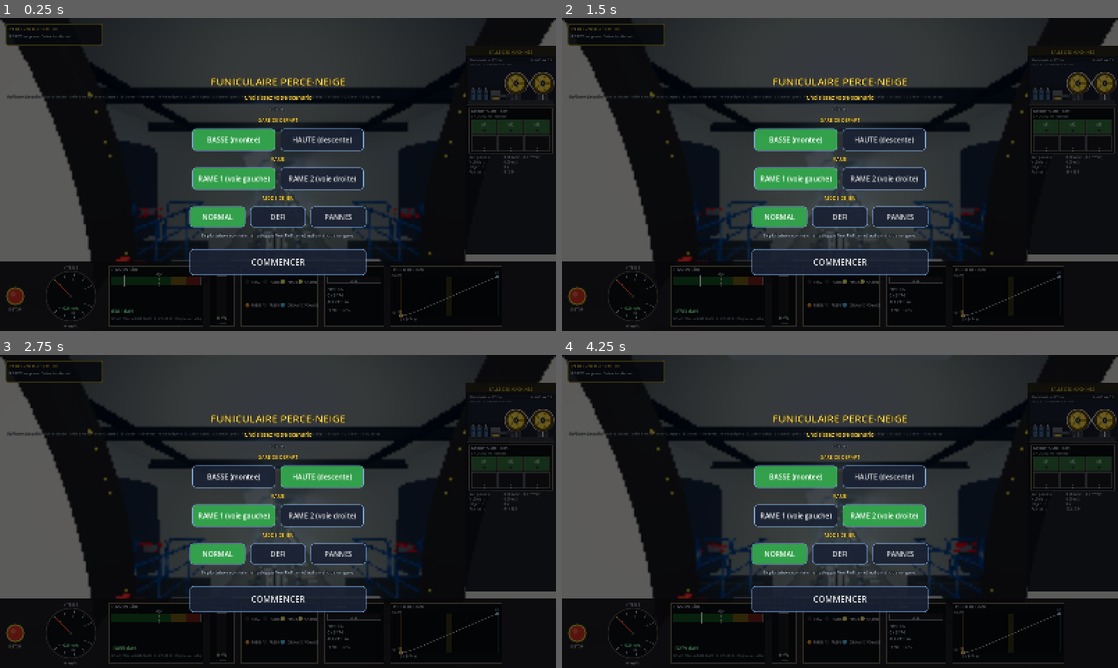
Above: before the commit, frames 1-4 (two rows, left to right).
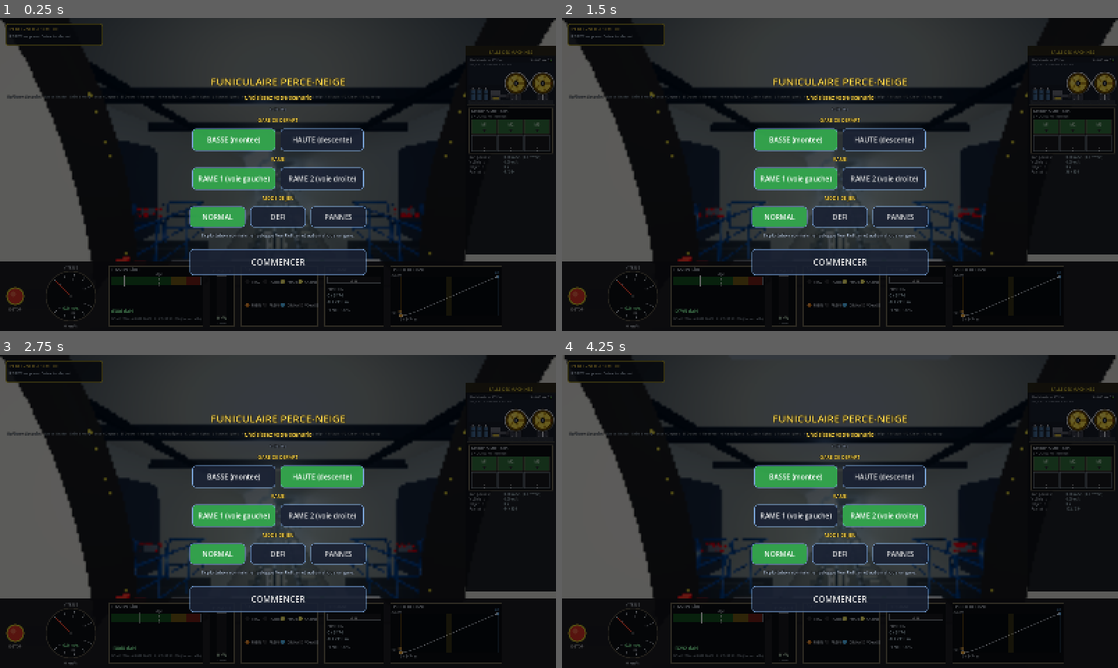
Above: after the commit, the same moments.

Repository: ARP273-ROSE/perce-neige-sim
Game: Godot game, scene res://scenes/main.tscn
The game is run twice, just before and just after one commit, with the same random seed, the same clock (stepped at 60 frames per second) and the same inputs. Sound files missing from this copy of the repository are replaced by a short silence.
Inputs:
- Up to frame 1 (0.25 s): no input
- Up to frame 2 (1.5 s): click "NORMAL" at 0.5 s; click "NORMAL" at 1.25 s
- Up to frame 3 (2.75 s): click "BASSE (montee)" at 2 s
- Up to frame 4 (4.25 s): click "HAUTE (descente)" at 2.75 s; click "RAME 1 (voie gauche)" at 3.5 s

The runs differ from the first frame. In frame 1, 0.1% of the frame differs, in the area x 4-76%, y 12-95%; in frame 2, 0.1%; in frame 3, 0.6%, in the area x 17-83%, y 15-95%; in frame 4, 0.5%.

Commit message:
v1.15.70 — annonce d'arrivée entière, pente continue, paysage dans toutes les vues

Diff:
--- a/godot_project/scripts/constants.gd
+++ b/godot_project/scripts/constants.gd
@@ -186,6 +186,9 @@
 # 06/10/2026) : la rame descendante entre alors au quai bas.
 const CREEP_DIST: float = 35.03          # STOP_S − (galet 238 = 3477.53 − TRAIN_HALF)
 const CREEP_START_S: float = 3461.53     # STOP_S − CREEP_DIST
+# Annonce d'arrivée en gare haute (fichier 11, 54,24 s) : déclenchée à cette
+# distance de l'arrêt, elle finit ≈ 3 s avant (audit_physique/annonce_arrivee.sage)
+const ANNONCE_ARRIVEE_D: float = 51.0
 
 # Portes
 const DOOR_CLOSE_TIME: float = 3.0
--- a/godot_project/scripts/machine_room_builder.gd
+++ b/godot_project/scripts/machine_room_builder.gd
@@ -71,9 +71,9 @@
 const VERRIERE_S0: float = 1.5       # la verrière commence ici (plafond bas avant)
 const VERRIERE_HAUT: float = 6.0     # plafond de la verrière, haut des baies
 const DOME_R: float = 400.0          # rayon du dôme du panorama
-const PANO_CAP_SPAN: float = 180.0   # largeur du panorama (degrés, tools_panorama.py)
+const PANO_CAP_SPAN: float = 360.0   # largeur du panorama (degrés, tools_panorama.py) : tour complet
 const PANO_SITE_HAUT: float = 35.0   # site de la ligne du haut
-const PANO_SITE_BAS: float = -10.0   # site de la ligne du bas
+const PANO_SITE_BAS: float = -25.0   # site de la ligne du bas
 const ROOM_S0: float = -2.6
 const ROOM_S1: float = 14.0
 const ROOM_HALF_W: float = 5.2
@@ -450,13 +450,13 @@
 	var centre: Vector3 = _to_world(Vector3(0.0, 0.0, HALL_DEPTH))
 	centre.y = y_p + 1.7
 	var cap0: float = SlopeProfile.heading_at(PNConstants.LENGTH)
-	var sites: Array = [-75.0, -40.0, -20.0]
+	var sites: Array = [-75.0, -45.0]
 	var sv: float = PANO_SITE_BAS
 	while sv <= PANO_SITE_HAUT + 0.01:
 		sites.append(sv)
 		sv += 2.5
 	sites.append_array([45.0, 60.0, 75.0, 88.0])
-	var n_u: int = 120
+	var n_u: int = 240
 	var st: SurfaceTool = SurfaceTool.new()
 	st.begin(Mesh.PRIMITIVE_TRIANGLES)
 	var sommet := func(iu: int, site: float) -> void:
@@ -490,10 +490,17 @@
 	return RenderingServer.get_current_rendering_method() == "gl_compatibility"
 
 
-## Le dehors n'a de sens que vu de l'intérieur de la gare (vue cabine).
+## Dehors visible en vue cabine, et en vue extérieure / salle des machines
+## quand la caméra est près de la gare amont (retour de ARP273-ROSE du 06/10/2026 :
+## « en vue ext et vue salle des machines on ne voit pas dehors le paysage »).
 func set_exterieur_visible(v: bool) -> void:
 	if _exterieur != null:
 		_exterieur.visible = v
+
+
+## Distance d'une position monde au mur vitré du fond du hall.
+func distance_au_hall(p: Vector3) -> float:
+	return p.distance_to(_to_world(Vector3(0.0, 0.0, HALL_DEPTH)))
 
 
 # ---------------------------------------------------------------------------
--- a/godot_project/scripts/main.gd
+++ b/godot_project/scripts/main.gd
@@ -776,7 +776,10 @@
 	if _ext_light != null and cabin != null:
 		_ext_light.visible = cabin.view_mode == Cabin.ViewMode.EXTERIOR
 	if machine_room != null and cabin != null:
-		machine_room.set_exterieur_visible(cabin.view_mode == Cabin.ViewMode.FPV)
+		var cam_e: Camera3D = get_viewport().get_camera_3d()
+		var pres_gare: bool = cam_e != null \
+			and machine_room.distance_au_hall(cam_e.global_position) < 150.0
+		machine_room.set_exterieur_visible(cabin.view_mode == Cabin.ViewMode.FPV or pres_gare)
 	# numéros des supports : rétroréfléchissants dans les phares (vue cabine)
 	if track != null and cabin != null:
 		track.set_retro(cabin.head_glow() if cabin.view_mode == Cabin.ViewMode.FPV else 0.0)
@@ -853,17 +856,20 @@
 
 	# Annonce « zone Grande Motte » (fichier 11) : comme dans la réalité et
 	# le sim Python, elle passe en APPROCHE FINALE de la gare supérieure
-	# (montée, < 220 m restants, allure de creep), une fois par trajet.
+	# (montée, à ANNONCE_ARRIVEE_D m de l'arrêt), une fois par trajet.
 	# Retour d'essai Android 2026-07 : l'ancienne version la jouait à
 	# l'allumage à quai puis TOUTES LES 30 s → annonce fantôme au boot.
 	# RÉACTIVÉE (ARP273-ROSE 2026-07-24) : c'est LA bonne annonce d'accueil ; le
 	# charabia « please do not leave… » venait d'une autre source
 	# (ambiance de quai contaminée, corrigée) — approche finale gare haute,
 	# une fois par trajet. Diffusable aussi via le bouton ANNONCES.
+	# 🔴 06/10/2026 : 54,24 s d'annonce, rampement réduit à 35 m (≈ 49 s) →
+	# coupée par l'arrêt ; déclenchée à ANNONCE_ARRIVEE_D de l'arrêt quelle
+	# que soit la vitesse, elle finit 3 s avant (annonce_arrivee.sage).
+	var d_arret: float = PNConstants.STOP_S - physics.s
 	if (physics.trip_started and not _welcome_played
 			and physics.direction > 0
-			and PNConstants.STOP_S - physics.s < 220.0
-			and absf(physics.v) < 1.0):
+			and d_arret > 0.0 and d_arret <= PNConstants.ANNONCE_ARRIVEE_D):
 		announcements.queue("welcome")
 		_welcome_played = true
 
--- a/godot_project/scripts/slope_profile.gd
+++ b/godot_project/scripts/slope_profile.gd
@@ -122,18 +122,80 @@
 	return table[-1][1]
 
 
+# Interpolation cubique MONOTONE (Fritsch-Carlson, « PCHIP ») : la valeur ET
+# sa dérivée sont continues, sans dépassement entre deux points de la
+# table. Pour la pente : sa VARIATION est continue, comme dans la réalité
+# (retour de ARP273-ROSE du 06/10/2026, entrée en gare haute). Le lissage par
+# intervalle (interp_smooth) annulait la variation à chaque point de la
+# table, l'interpolation linéaire la faisait changer par paliers.
+static var _pchip_m: Dictionary = {}
+
+
+static func _pchip_pentes(table: Array) -> PackedFloat64Array:
+	var n: int = table.size()
+	var m: PackedFloat64Array = PackedFloat64Array()
+	m.resize(n)
+	var h: Array = []
+	var dl: Array = []
+	for k in range(n - 1):
+		h.append(float(table[k + 1][0]) - float(table[k][0]))
+		dl.append((float(table[k + 1][1]) - float(table[k][1])) / maxf(h[k], 1e-9))
+	for k in range(1, n - 1):
+		if dl[k - 1] * dl[k] <= 0.0:
+			m[k] = 0.0
+		else:
+			var w1: float = 2.0 * h[k] + h[k - 1]
+			var w2: float = h[k] + 2.0 * h[k - 1]
+			m[k] = (w1 + w2) / (w1 / dl[k - 1] + w2 / dl[k])
+	m[0] = _pchip_bout(h[0], h[1], dl[0], dl[1]) if n > 2 else dl[0]
+	m[n - 1] = _pchip_bout(h[n - 2], h[n - 3], dl[n - 2], dl[n - 3]) if n > 2 else dl[n - 2]
+	return m
+
+
+static func _pchip_bout(h0: float, h1: float, d0: float, d1: float) -> float:
+	var mb: float = ((2.0 * h0 + h1) * d0 - h0 * d1) / (h0 + h1)
+	if signf(mb) != signf(d0):
+		return 0.0
+	if signf(d0) != signf(d1) and absf(mb) > absf(3.0 * d0):
+		return 3.0 * d0
+	return mb
+
+
+static func interp_pchip(table: Array, s: float) -> float:
+	var n: int = table.size()
+	if s <= table[0][0]:
+		return table[0][1]
+	if s >= table[n - 1][0]:
+		return table[n - 1][1]
+	var cle: int = table.hash()
+	if not _pchip_m.has(cle):
+		_pchip_m[cle] = _pchip_pentes(table)
+	var m: PackedFloat64Array = _pchip_m[cle]
+	for k in range(n - 1):
+		var x0: float = table[k][0]
+		var x1: float = table[k + 1][0]
+		if s <= x1:
+			var hk: float = x1 - x0
+			var t: float = (s - x0) / hk
+			var t2: float = t * t
+			var t3: float = t2 * t
+			return (2.0 * t3 - 3.0 * t2 + 1.0) * float(table[k][1]) \
+				+ (t3 - 2.0 * t2 + t) * hk * m[k] \
+				+ (-2.0 * t3 + 3.0 * t2) * float(table[k + 1][1]) \
+				+ (t3 - t2) * hk * m[k + 1]
+	return table[n - 1][1]
+
+
 static func gradient_at(s: float) -> float:
-	return interp_smooth(SLOPE_PROFILE, s)
-
-
-# Gradient pour la PHYSIQUE — interpolation LINÉAIRE, comme gradient_at()
-# du sim Python : c'est ce qui rend les valeurs (gravité nette, tension,
-# puissance) exactement raccord avec le programme PC. Le smoothstep de
-# gradient_at() reste réservé à la GÉOMÉTRIE 3D (continuité de courbure,
-# sinon les rails tressautent aux points de contrôle) — l'écart entre les
-# deux est < 0,5 % de pente, invisible à l'œil mais mesurable sur la jauge.
+	return interp_pchip(SLOPE_PROFILE, s)
+
+
+# Gradient pour la PHYSIQUE — même interpolation monotone que la géométrie
+# et que gradient_at() du sim Python (06/10/2026 : une seule courbe de pente
+# pour la voie dessinée, la physique et le PC ; avant, linéaire ici et
+# lissée par intervalle pour la 3D).
 static func gradient_phys_at(s: float) -> float:
-	return interp(SLOPE_PROFILE, s)
+	return interp_pchip(SLOPE_PROFILE, s)
 
 
 # ---------------------------------------------------------------------------
Binary file changed: godot_project/textures/panorama_glacier.png
Not shown, changed: CHANGELOG.md
Not shown, changed: VERSION
Not shown, added: audit_physique/annonce_arrivee.sage
Not shown, added: audit_physique/annonce_arrivee.txt
Not shown, added: audit_physique/pente_continue.sage
Not shown, added: audit_physique/pente_continue.txt
Not shown, changed: perce_neige_sim.py
Not shown, changed: tests/test_physics.py
Not shown, changed: tools_panorama.py
